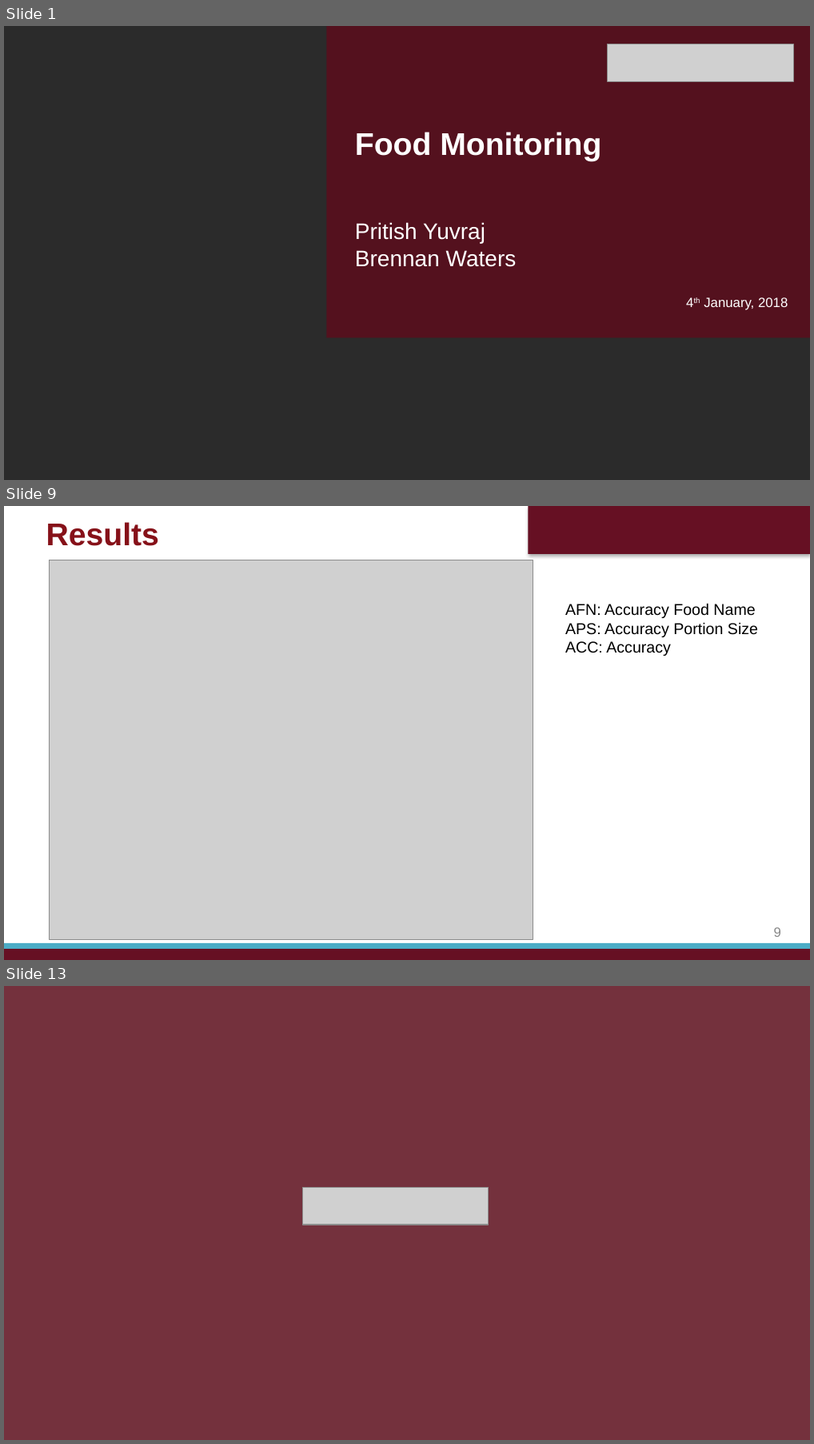
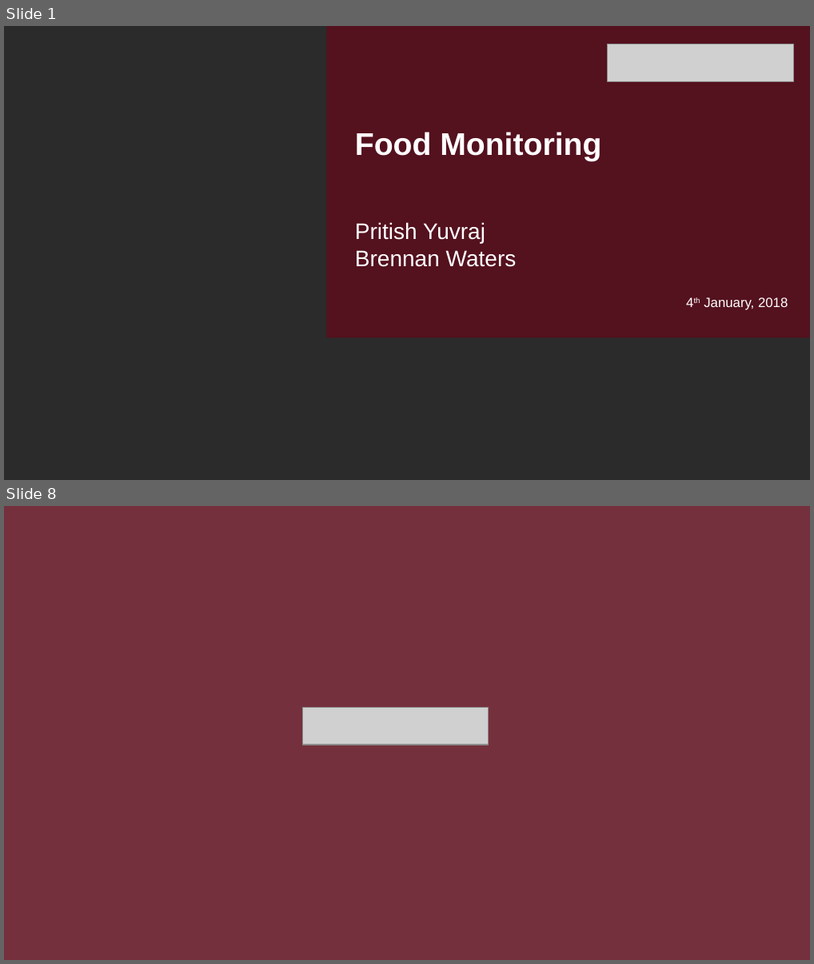
Before and after one commit to bwaters34/foodMonitoringNLP, a slide deck: Presentation/presentation1-11.pptx. Shown one above the other, each under a label of ours: slides 1, 9 and 13 before the commit, slides 1 and 8 after it; the slides between them are not shown. The pictures are 814x1444 and 814x964 pixels, drawn with LibreOffice and Linux fonts; fonts in the diff are those of the drawing; grey boxes stand for pictures; background and template pictures are left out; a plain dark background stands for a picture behind light text. Boxes give left, top, right and bottom in pixels: in the first picture for what was removed or moved away, otherwise in the second. Text is boxed around its words. In the diff, an @@ line names an element or a change of style, - is before the commit and + after.

```diff
--- a/Presentation/presentation1-11.pptx
+++ b/Presentation/presentation1-11.pptx
@@ slide 9 removed at (4, 506, 810, 960), background #FFFFFF @@
@@ text removed at (46, 522, 159, 546) @@
-Results
@@ rectangle removed at (528, 506, 810, 554) @@
@@ picture removed at (49, 560, 533, 939) @@
@@ text removed at (566, 603, 758, 656) @@
-AFN: Accuracy Food Name
-APS: Accuracy Portion Size
-ACC: Accuracy
@@ page number removed at (774, 927, 782, 936) @@
-9
@@ rectangle removed at (4, 948, 810, 960) @@
@@ rectangle removed at (4, 943, 810, 948) @@
@@ what was slide 13 is now slide 8 @@
```
Also in this commit, not shown: 1 slide changed, 5 slides added, 9 other slides removed, 1 other file.
